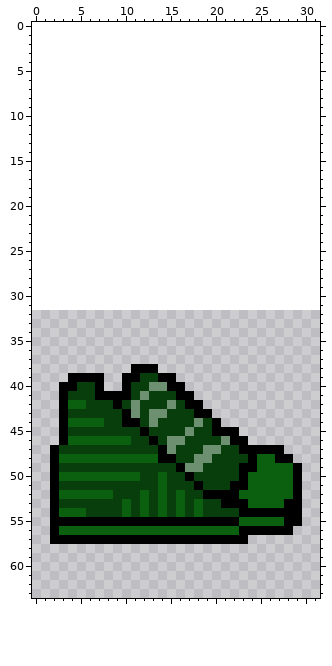
Edited in one commit: pixel-art sprite (src/core/assets/powerupSpeed.png). Above, as it was before the edit.
The file is 32x32 pixels. The old version is drawn lined up with the new one, on the new canvas.
Now the later version:
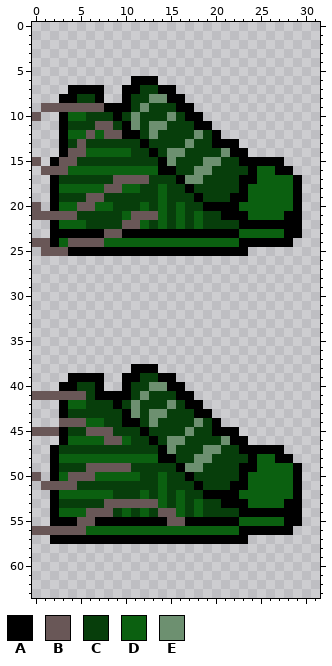
Palette (. is transparent): A #000000  B #695757  C #073e0b  D #0b6010  E #6d9070
Difference:
canvas 32x32 -> 32x64, the old top-left corner now at 0,32
Changed rows in their new state; - is an unchanged pixel.
first column x 0:
 6 -----------AAA----------------
 7 ----AAAA--AACCAA--------------
 8 ---AACCA--ACCEEAA-------------
 9 -BBBBBBBAAACECCCAA------------
10 B--ADDCCCACECCCECAA-----------
11 ---ACCCBBCAECEECCCAA----------
12 ---ADDBDBBAACECCCCECA---------
13 ---ACBCCCCCCACCCCECCAAA-------
14 ---ABBDDDDDCCACEECCCCEAA------
15 B-ABBCCCCCCCCCAECCCEECCAAAAA--
16 -BBBDDDDDDDDDDAACCEECCCCADDAA-
17 --ACCCCCCBBBBCCCAEECCCCAADDDDA
18 --ADDDDDBBDDCCDCCACCCCCADDDDDA
19 --ACCCBBCCCCCCDCCCACCCAADDDDDA
20 B-ADDBBDDCCCDCDCDCCAAAADDDDDDA
21 BBBBBCCCCCDBBBDCDCDCCAAADDDDAA
22 --ADDDCCCCBBDCDCDCDCCCCAAAAAAA
23 --AAAAAABBAAAAAAAAAAAAADDDDDAA
24 BBADBBBBDDDDDDDDDDDDDDDAAAAAA-
25 -BBBAAAAAAAAAAAAAAAAAAAA------
first column x 0:
41 BBBBBB-----------
44 ---BBB-----------
45 BBB---BBB--------
46 --------BB-------
49 ------BBBBB------
50 B---BBB----------
51 -BBBB------------
53 --------BBBBBB---
54 ------BBB-----BB-
55 -----BB--------BB
56 BBBBBB-----------
Pixel boxes of the changes (left, top, right, bottom) in both pictures:
added: (32, 76, 302, 256)
changed: (32, 391, 185, 535)
